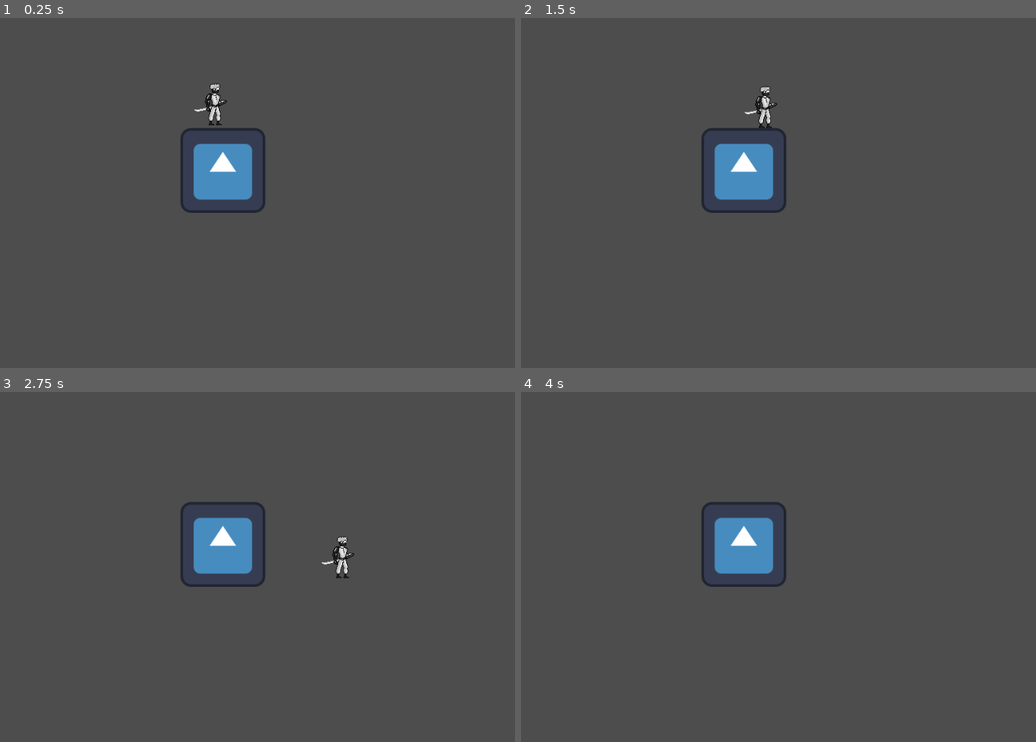
Above: before the commit, frames 1-4 (two rows, left to right).
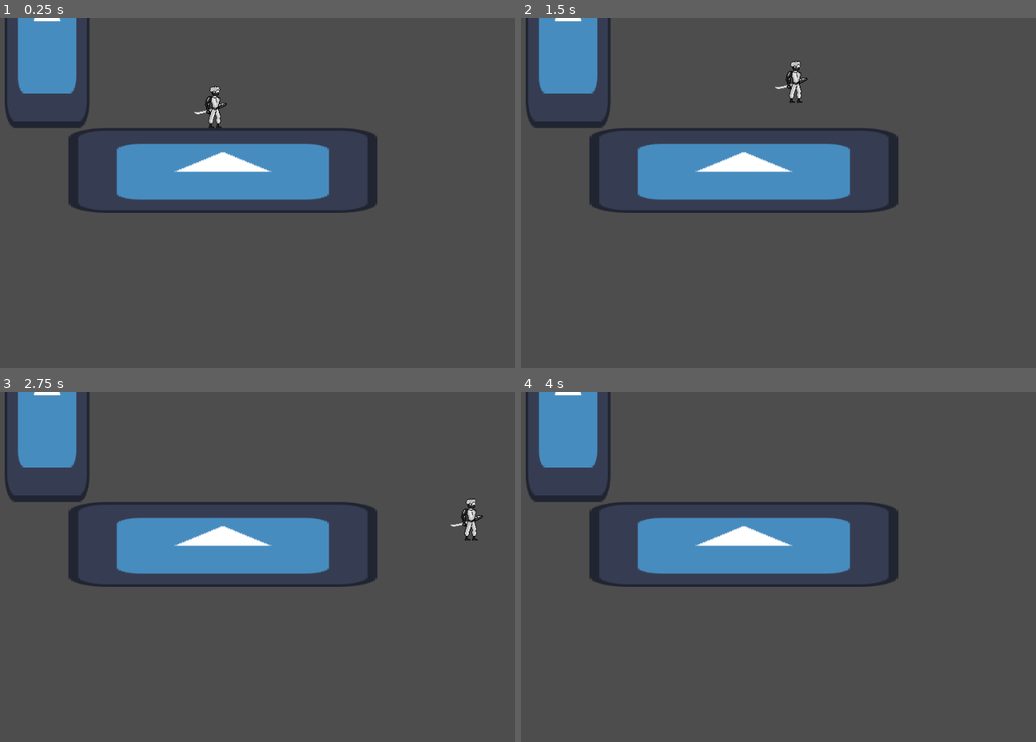
Above: after the commit, the same moments.

Repository: Dkoplik/Paint-it-Black
Game: Godot game, scene res://player_movement_test.tscn
The game is run twice, just before and just after one commit, with the same random seed, the same clock (stepped at 60 frames per second) and the same inputs. The project has no main scene, so this scene is started directly. The engine's default icon, where the game draws it, is replaced by a stand-in: a white triangle on a blue panel in a dark square.
Inputs:
- Up to frame 1 (0.25 s): no input
- Up to frame 2 (1.5 s): hold D (right) from 0.53 s (still down); tap Space (jump) at 0.6, 0.77, 1.07, 1.35 s
- Up to frame 3 (2.75 s): tap Space (jump) at 1.52, 1.82, 2.1 s; release D (right) at 2.03 s; hold A (left) from 2.03 s (still down)
- Up to frame 4 (4 s): release A (left) at 2.78 s; hold D (right) from 2.78 s (still down); tap Space (jump) at 2.85, 3.02, 3.32, 3.6, 3.77 s

The runs differ from the first frame. In frame 1, 10% of the frame differs, in the area x 0-74%, y 0-56%; in frame 2, 10%; in frame 3, 10%, in the area x 0-94%, y 0-56%; in frame 4, 9.9%.

Commit message:
Добавил скольжение по стене
Добавил скольжение по стене
Добавил стену в тестовой сцене для демонстрации
Вызвал в func _process(delta) все приватные функции из BasicCharacterMovement.

Diff:
--- a/Paint-it-Black/player_movement.gd
+++ b/Paint-it-Black/player_movement.gd
@@ -24,11 +24,12 @@
 
 
 func _process(delta):
-	# ToDo обработку прочего движения, например, скольжения по стене. При этом
-	# каждую такую обработку делать в отдельной приватной функции (не забыть про
-	# документирующие комментарии). Также не забыть вызвать все приватные
-	# функции из родительского класса BasicCharacterMovement.
-	pass
+	_current_delta = delta
+	_gravity_and_slide(delta)
+	character_body.move_and_slide()
+	_check_falling()
+	_check_walking()
+	_check_idle()
 
 
 ## Осуществляет прыжок игрока, причём как обычный, так и от стен, и испускает
@@ -50,3 +51,17 @@
 		else:
 			jump_direction.x *= -1
 			character_body.velocity += jump_direction
+
+## Отвечает за создание гравитации и скольжение по стенам.
+## Создаёт гравитацию.
+## Добавляет к текущей скорости [member CharacterBody2D.velocity.y]
+## вычисленный параметр из функции _fall_speed().
+## Создаёт скольжение.
+## Добавляет к текущей скорости [member CharacterBody2D.velocity.y]
+## параметр movement_data.sliding_acceleration * delta
+func _gravity_and_slide(delta: float) -> void:
+	if not character_body.is_on_floor():
+		if character_body.is_on_wall():
+			character_body.velocity.y += movement_data.sliding_acceleration * delta
+		else:
+			character_body.velocity.y = _fall_speed(delta)
--- a/Paint-it-Black/player_movement_test.tscn
+++ b/Paint-it-Black/player_movement_test.tscn
@@ -12,16 +12,19 @@
 [sub_resource type="Resource" id="Resource_1pp4p"]
 script = ExtResource("2_iif0x")
 jump_speed = 200.0
-jump_angle = 10.5
-sliding_acceleration = 0.0
-max_sliding_speed = 0.0
+jump_angle = 48.3
+sliding_acceleration = 40.9
+max_sliding_speed = 41.5
 movement_acceleration = 100.0
 max_movement_speed = 200.0
-gravity = 500.0
+gravity = 400.0
 max_fall_speed = 500.0
 
 [sub_resource type="RectangleShape2D" id="RectangleShape2D_3q30r"]
-size = Vector2(128, 128)
+size = Vector2(467, 128)
+
+[sub_resource type="RectangleShape2D" id="RectangleShape2D_po4d8"]
+size = Vector2(131, 333)
 
 [node name="PlayerMovementTest" type="Node2D"]
 
@@ -45,8 +48,22 @@
 position = Vector2(354.073, 230.342)
 
 [node name="Sprite2D" type="Sprite2D" parent="StaticBody2D"]
+position = Vector2(-0.0732422, -0.341736)
+scale = Vector2(3.64005, 1)
 texture = ExtResource("2_l8eij")
 
 [node name="CollisionShape2D" type="CollisionShape2D" parent="StaticBody2D"]
-position = Vector2(-0.0732422, -0.341736)
+position = Vector2(0.426758, -0.341736)
 shape = SubResource("RectangleShape2D_3q30r")
+
+[node name="StaticBody2D2" type="StaticBody2D" parent="."]
+position = Vector2(89.2755, 51.6194)
+
+[node name="Sprite2D" type="Sprite2D" parent="StaticBody2D2"]
+position = Vector2(0, -52.1194)
+scale = Vector2(1, 2.60156)
+texture = ExtResource("2_l8eij")
+
+[node name="CollisionShape2D" type="CollisionShape2D" parent="StaticBody2D2"]
+position = Vector2(-0.775528, -53.1194)
+shape = SubResource("RectangleShape2D_po4d8")
Not shown: 1 places in Paint-it-Black/player_movement_test.tscn that only renumber resources
